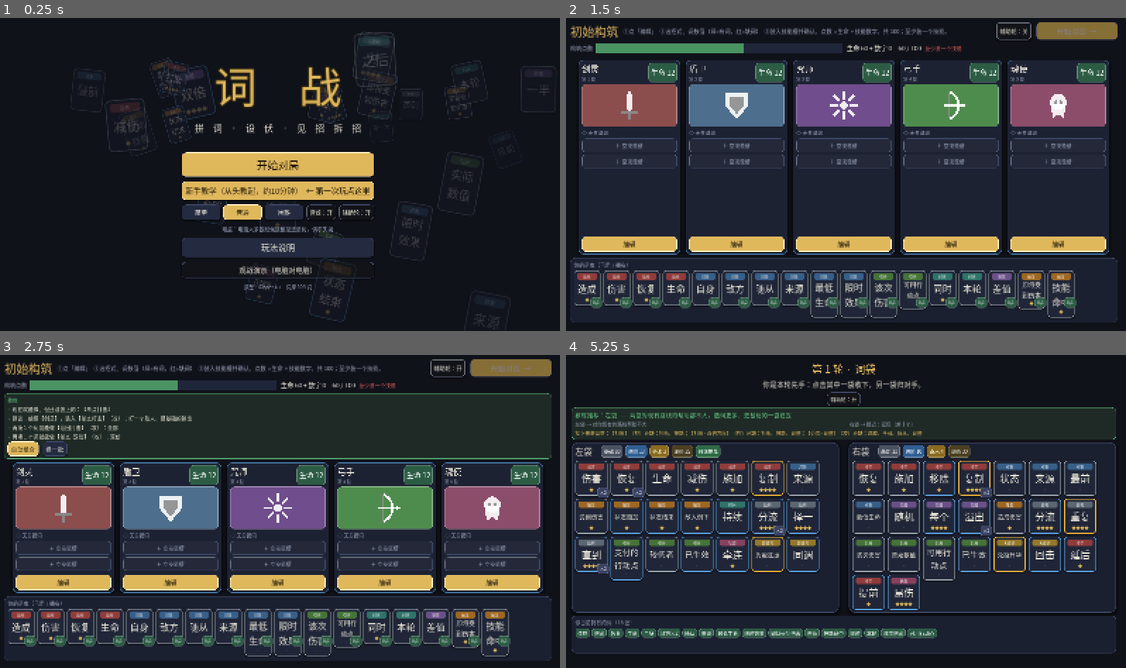
Above: before the commit, frames 1-4 (two rows, left to right).
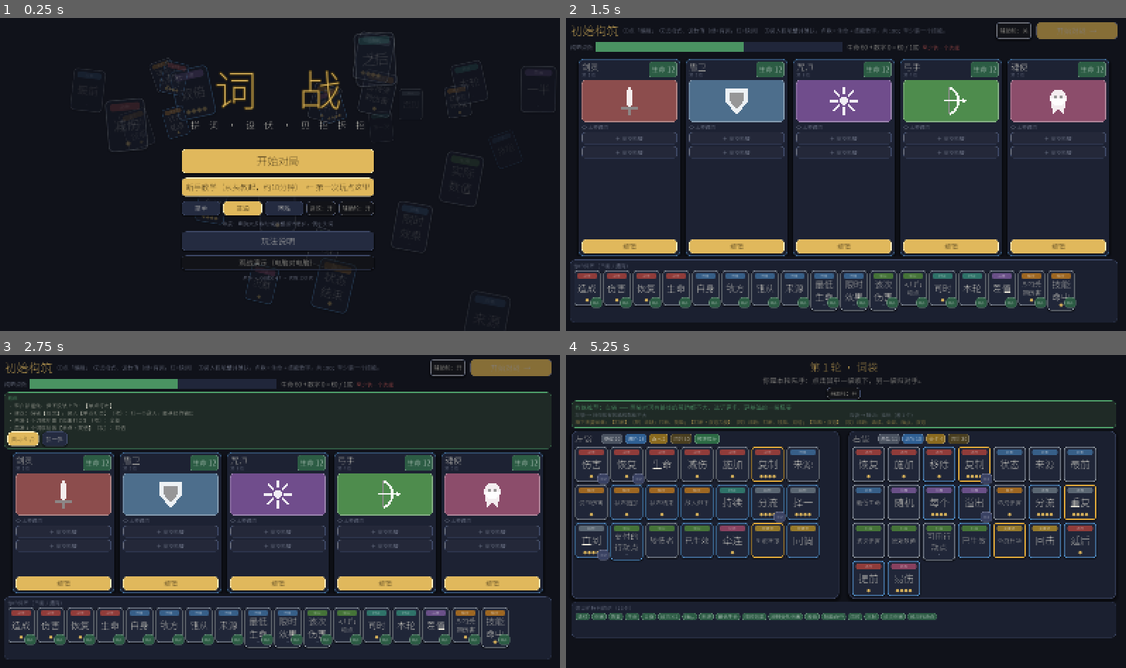
Above: after the commit, the same moments.

Repository: ljq15611703653-ship-it/word-combat
Game: Godot game, scene res://scenes/main.tscn
Same seed, same stepped clock (60 frames per second), same inputs: the game is played once before the commit and once after it.
Inputs:
- Up to frame 1 (0.25 s): no input
- Up to frame 2 (1.5 s): click "开始对局" at 0.5 s; click "辅助轮：开" at 1.25 s
- Up to frame 3 (2.75 s): click "辅助轮：关" at 2 s
- Up to frame 4 (5.25 s): click "自动组合" at 2.75 s; click "开始对战 →" at 3.5 s; click "辅助轮：开" at 4.25 s; click "辅助轮：关" at 5 s

The runs differ from the first frame. In frame 1, 8.2% of the frame differs, in the area x 15-98%, y 7-98%; in frame 2, 14%; in frame 3, 25%; in frame 4, 30%, in the area x 1-99%, y 2-96%.

Commit message:
Embed CJK font subset, replace emoji glyphs, web export preset

Diff:
--- a/godot/scripts/ui/battle_screen.gd
+++ b/godot/scripts/ui/battle_screen.gd
@@ -665,7 +665,7 @@
 	for l in info.cost:
 		v.add_child(K.wrap_label(l, 12, K.MUTED))
 	for l in info.effects:
-		v.add_child(K.wrap_label(("▸ " if not l.begins_with("（") else "") + l, 13, K.TEXT if not l.begins_with("（") else K.MUTED))
+		v.add_child(K.wrap_label(("› " if not l.begins_with("（") else "") + l, 13, K.TEXT if not l.begins_with("（") else K.MUTED))
 	if not info.fears.is_empty():
 		v.add_child(K.label("怕什么", 14, K.RED))
 		for l in info.fears:
--- a/godot/scripts/ui/build_screen.gd
+++ b/godot/scripts/ui/build_screen.gd
@@ -322,7 +322,7 @@
 	portrait.add_child(cc)
 	v.add_child(portrait)
 	if u.kw != "":
-		v.add_child(K.chip("◈ " + u.kw, Color("6b5a22"), 15))
+		v.add_child(K.chip("◆ " + u.kw, Color("6b5a22"), 15))
 	else:
 		v.add_child(K.label("◇ 无关键词", 14, K.MUTED))
 	for k in D.MAX_SKILLS:
--- a/godot/scripts/ui/complex_editor.gd
+++ b/godot/scripts/ui/complex_editor.gd
@@ -71,7 +71,7 @@
 		skill_name = t
 		name_custom = t.strip_edges() != "")
 	bar.add_child(name_edit)
-	var dice := K.button("🎲", "normal", 16)
+	var dice := K.button("随机", "normal", 16)
 	dice.custom_minimum_size = Vector2(44, 34)
 	dice.tooltip_text = "按这个技能的效果随机取一个名字"
 	dice.pressed.connect(func():
@@ -223,7 +223,7 @@
 	ptxt.clip_text = true
 	head.add_child(ptxt)
 	if on_delete.is_valid():
-		var del := K.button("✕", "ghost", 14)
+		var del := K.button("×", "ghost", 14)
 		del.custom_minimum_size = Vector2(32, 26)
 		del.pressed.connect(on_delete)
 		head.add_child(del)
--- a/godot/scripts/ui/deck_view.gd
+++ b/godot/scripts/ui/deck_view.gd
@@ -61,7 +61,7 @@
 	head.add_child(K.label(u.name, 22, K.TEXT))
 	head.add_child(K.chip("生命 %s" % (str(u.get("hp")) + "/" + str(u.max_hp) if u.has("hp") else str(u.max_hp)), Color("2c5c44"), 15))
 	if u.get("kw", "") != "":
-		head.add_child(K.chip("◈ " + u.kw, Color("6b5a22"), 15))
+		head.add_child(K.chip("◆ " + u.kw, Color("6b5a22"), 15))
 	v.add_child(head)
 	var skills: Array = u.get("skills", [])
 	if skills.is_empty():
--- a/godot/scripts/ui/editor_popup.gd
+++ b/godot/scripts/ui/editor_popup.gd
@@ -149,7 +149,7 @@
 	unit_name_edit.custom_minimum_size = Vector2(170, 34)
 	unit_name_edit.text_changed.connect(func(t): work.name = t if t.strip_edges() != "" else work.name)
 	nrow.add_child(unit_name_edit)
-	var dice := K.button("🎲", "normal", 18)
+	var dice := K.button("随机", "normal", 18)
 	dice.custom_minimum_size = Vector2(44, 34)
 	dice.tooltip_text = "按这张卡装的技能随机取一个名字"
 	dice.pressed.connect(func():
@@ -459,7 +459,7 @@
 	skill_name_edit.custom_minimum_size = Vector2(170, 32)
 	skill_name_edit.text_changed.connect(func(tx): sel_name = tx.strip_edges())
 	nm.add_child(skill_name_edit)
-	var sdice := K.button("🎲", "normal", 16)
+	var sdice := K.button("随机", "normal", 16)
 	sdice.custom_minimum_size = Vector2(44, 32)
 	sdice.tooltip_text = "按这个技能的效果随机取一个名字"
 	sdice.pressed.connect(func():
--- a/godot/scripts/ui/main.gd
+++ b/godot/scripts/ui/main.gd
@@ -31,8 +31,7 @@
 func _ready() -> void:
 	Lex.load_all()
 	RenderingServer.set_default_clear_color(K.BG)
-	var f := SystemFont.new()
-	f.font_names = PackedStringArray(["Microsoft YaHei", "PingFang SC", "Noto Sans CJK SC", "SimHei", "WenQuanYi Micro Hei"])
+	var f: Font = load("res://assets/fonts/NotoSansSC-subset.ttf")   # 内置字体：网页版没有系统字体可用
 	var th := Theme.new()
 	th.default_font = f
 	th.default_font_size = 18
--- a/godot/scripts/ui/minion_card.gd
+++ b/godot/scripts/ui/minion_card.gd
@@ -167,7 +167,7 @@
 	K.clear_children(kw_row)
 	var kw: String = u.get("kw", "")
 	if kw != "":
-		var kc := K.chip("◈ " + kw + ("（已用）" if u.get("kw_spent", false) else ""), Color("6b5a22") if not u.get("kw_spent", false) else Color("3a3a40"), 13)
+		var kc := K.chip("◆ " + kw + ("（已用）" if u.get("kw_spent", false) else ""), Color("6b5a22") if not u.get("kw_spent", false) else Color("3a3a40"), 13)
 		kc.tooltip_text = "被动关键词：" + kw
 		kw_row.add_child(kc)
 	# 技能
--- a/godot/scripts/view3d/minion3d.gd
+++ b/godot/scripts/view3d/minion3d.gd
@@ -7,8 +7,6 @@
 const K = preload("res://scripts/ui/kit.gd")
 
 signal clicked(card)
-
-static var _font: SystemFont = null
 
 var uid := -1
 var side := 0
@@ -36,11 +34,8 @@
 var _idle_t := 0.0
 var _busy_lunge := false
 
-static func get_font() -> SystemFont:
-	if _font == null:
-		_font = SystemFont.new()
-		_font.font_names = PackedStringArray(["Microsoft YaHei", "PingFang SC", "Noto Sans CJK SC", "SimHei"])
-	return _font
+static func get_font() -> Font:
+	return load("res://assets/fonts/NotoSansSC-subset.ttf")
 
 func _label(size_px: int, col: Color, y: float) -> Label3D:
 	var l := Label3D.new()
@@ -121,7 +116,7 @@
 	for s in u.get("statuses", []):
 		parts.append(str(s.name) + (" %d" % int(s.value) if s.name == "护盾" else ""))
 	if str(u.get("kw", "")) != "":
-		parts.append("◈" + str(u.kw) + ("(已用)" if u.get("kw_spent", false) else ""))
+		parts.append("◆" + str(u.kw) + ("(已用)" if u.get("kw_spent", false) else ""))
 	status_label.text = "  ".join(parts)
 	var is_down: bool = anim_down if anim_mode else int(u.get("down_round", -1)) != -1
 	_set_down(is_down, false)
Binary file added: godot/assets/fonts/NotoSansSC-subset.ttf
Not shown, added: godot/export_presets.cfg
Not shown, added: godot/scripts/ai/ai.gd.uid
Not shown, added: godot/scripts/core/coach.gd.uid
Not shown, added: godot/scripts/core/deck.gd.uid
Not shown, added: godot/scripts/core/engine.gd.uid
Not shown, added: godot/scripts/core/grammar.gd.uid
Not shown, added: godot/scripts/core/lexicon.gd.uid
Not shown, added: godot/scripts/core/namer.gd.uid
Not shown, added: godot/scripts/core/recipes.gd.uid
Not shown, added: godot/scripts/game/match.gd.uid
Not shown, added: godot/scripts/game/preview.gd.uid
(and 34 more such lines)
